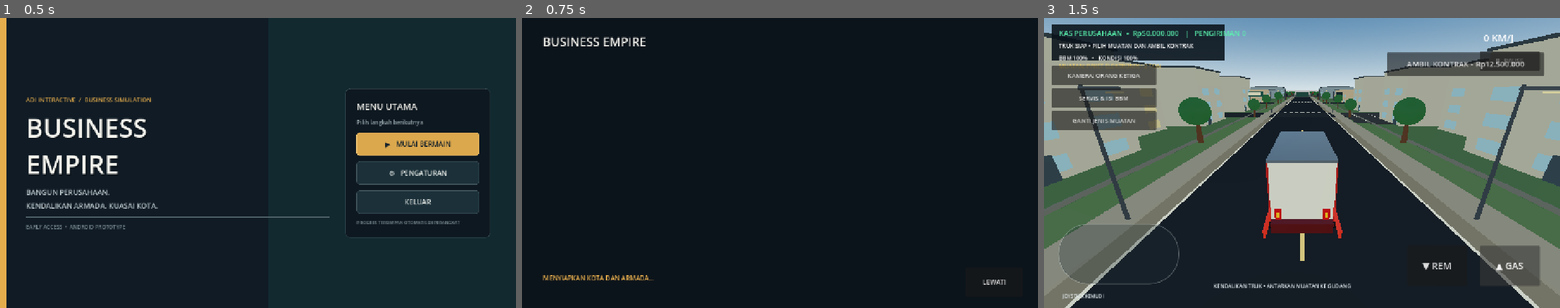
Above: before the commit, frames 1-3 (left to right).
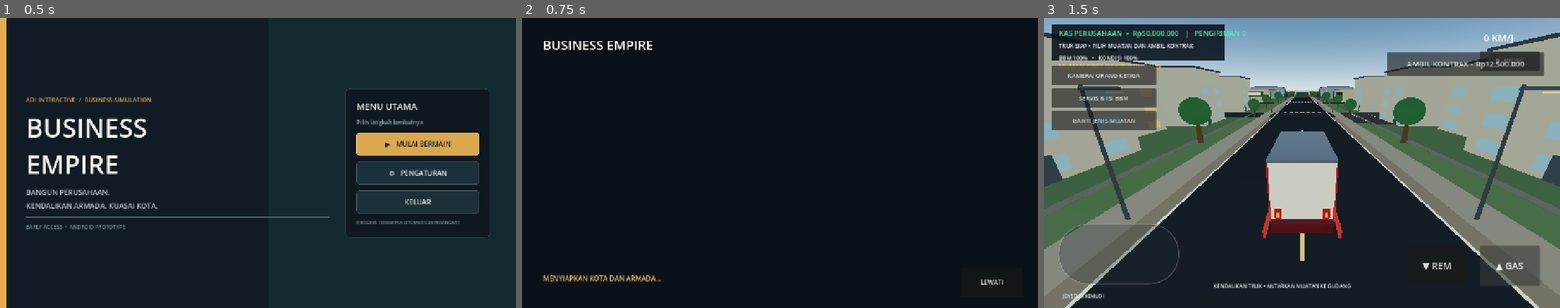
Above: after the commit, the same moments.

Repository: Muhtadi112/Business-Empire
Game: Godot game, scene res://scenes/main_menu.tscn
Two runs of this game, one before a commit and one after it. Both use one fixed random seed, a clock stepped at 60 frames per second and the inputs below.
Inputs:
- Up to frame 1 (0.5 s): no input
- Up to frame 2 (0.75 s): click "▶ MULAI BERMAIN" at 0.5 s
- Up to frame 3 (1.5 s): click "LEWATI" at 1.25 s

Frame 1 is identical in both runs. In frame 2, 1.1% of the frame differs, in the area x 4-94%, y 6-92%; in frame 3, nothing differs.

Commit message:
Make loading screen reliable with poster and timed fallback

Diff:
--- a/godot/scripts/loading_screen.gd
+++ b/godot/scripts/loading_screen.gd
@@ -2,24 +2,34 @@
 
 const GAME_SCENE := "res://scenes/main.tscn"
 const VIDEO_PATH := "res://assets/branding/loading_screen.ogv"
+const POSTER_PATH := "res://assets/branding/loading_poster.jpg"
 const LOGO_PATH := "res://assets/branding/logo.jpg"
+const DURATION_PATH := "res://assets/branding/loading_duration.txt"
 
 var video_player: VideoStreamPlayer
-var loading_started := false
+var transition_started := false
 
 func _ready() -> void:
 	_build_screen()
+	var fallback_seconds := 6.0
+	if FileAccess.file_exists(DURATION_PATH):
+		var duration_text := FileAccess.get_file_as_string(DURATION_PATH).strip_edges()
+		if duration_text.is_valid_float():
+			fallback_seconds = maxf(4.0, float(duration_text) + 2.0)
+
 	if ResourceLoader.exists(VIDEO_PATH):
-		var video = load(VIDEO_PATH)
-		if video != null:
-			video_player.stream = video
+		var video_stream := load(VIDEO_PATH) as VideoStream
+		if video_stream != null:
+			video_player.stream = video_stream
+			video_player.visible = true
 			video_player.finished.connect(_open_game)
 			video_player.play()
-			loading_started = true
-			# Safety fallback if a device fails to emit the video's finished signal.
-			_fallback_open(180.0)
+			_hide_video_if_not_started()
+			_fallback_open(fallback_seconds)
 			return
-	_fallback_open(4.0)
+
+	video_player.visible = false
+	_fallback_open(6.0)
 
 func _build_screen() -> void:
 	var background := ColorRect.new()
@@ -27,63 +37,90 @@
 	background.set_anchors_and_offsets_preset(Control.PRESET_FULL_RECT)
 	add_child(background)
 
+	if ResourceLoader.exists(POSTER_PATH):
+		var poster := TextureRect.new()
+		poster.texture = load(POSTER_PATH) as Texture2D
+		poster.set_anchors_and_offsets_preset(Control.PRESET_FULL_RECT)
+		poster.expand_mode = TextureRect.EXPAND_IGNORE_SIZE
+		poster.stretch_mode = TextureRect.STRETCH_KEEP_ASPECT_COVERED
+		add_child(poster)
+
 	video_player = VideoStreamPlayer.new()
 	video_player.set_anchors_and_offsets_preset(Control.PRESET_FULL_RECT)
 	video_player.expand = true
 	video_player.autoplay = false
-	video_player.show_behind_parent = true
+	video_player.visible = false
+	video_player.mouse_filter = Control.MOUSE_FILTER_IGNORE
 	add_child(video_player)
 
 	var shade := ColorRect.new()
-	shade.color = Color(0.02, 0.04, 0.06, 0.30)
+	shade.color = Color(0.02, 0.04, 0.06, 0.48)
 	shade.set_anchors_and_offsets_preset(Control.PRESET_FULL_RECT)
+	shade.mouse_filter = Control.MOUSE_FILTER_IGNORE
 	add_child(shade)
 
 	if ResourceLoader.exists(LOGO_PATH):
 		var logo := TextureRect.new()
 		logo.texture = load(LOGO_PATH) as Texture2D
 		logo.anchor_left = 0.04
-		logo.anchor_top = 0.72
+		logo.anchor_top = 0.70
 		logo.anchor_right = 0.28
-		logo.anchor_bottom = 0.96
+		logo.anchor_bottom = 0.95
+		logo.expand_mode = TextureRect.EXPAND_IGNORE_SIZE
 		logo.stretch_mode = TextureRect.STRETCH_KEEP_ASPECT_CENTERED
-		logo.expand_mode = TextureRect.EXPAND_IGNORE_SIZE
+		logo.mouse_filter = Control.MOUSE_FILTER_IGNORE
 		add_child(logo)
 
 	var title := Label.new()
 	title.text = "BUSINESS EMPIRE"
 	title.anchor_left = 0.04
-	title.anchor_top = 0.05
-	title.anchor_right = 0.70
-	title.anchor_bottom = 0.14
-	title.add_theme_font_size_override("font_size", 30)
-	title.add_theme_color_override("font_color", Color("#f4f3ed"))
+	title.anchor_top = 0.06
+	title.anchor_right = 0.78
+	title.anchor_bottom = 0.15
+	title.add_theme_font_size_override("font_size", 32)
+	title.add_theme_color_override("font_color", Color("#ffffff"))
+	title.add_theme_color_override("font_shadow_color", Color(0, 0, 0, 0.8))
+	title.add_theme_constant_override("shadow_offset_x", 2)
+	title.add_theme_constant_override("shadow_offset_y", 2)
+	title.mouse_filter = Control.MOUSE_FILTER_IGNORE
 	add_child(title)
 
 	var subtitle := Label.new()
 	subtitle.text = "MENYIAPKAN KOTA DAN ARMADA..."
 	subtitle.anchor_left = 0.04
 	subtitle.anchor_top = 0.88
-	subtitle.anchor_right = 0.72
-	subtitle.anchor_bottom = 0.95
-	subtitle.add_theme_font_size_override("font_size", 16)
-	subtitle.add_theme_color_override("font_color", Color("#e6ad4c"))
+	subtitle.anchor_right = 0.74
+	subtitle.anchor_bottom = 0.96
+	subtitle.add_theme_font_size_override("font_size", 17)
+	subtitle.add_theme_color_override("font_color", Color("#f0c16b"))
+	subtitle.mouse_filter = Control.MOUSE_FILTER_IGNORE
 	add_child(subtitle)
 
 	var skip := Button.new()
 	skip.text = "LEWATI"
-	skip.anchor_left = 0.86
+	skip.anchor_left = 0.85
 	skip.anchor_top = 0.86
 	skip.anchor_right = 0.97
 	skip.anchor_bottom = 0.96
 	skip.pressed.connect(_open_game)
 	add_child(skip)
 
+func _hide_video_if_not_started() -> void:
+	await get_tree().create_timer(1.5).timeout
+	if not is_inside_tree() or transition_started:
+		return
+	if not video_player.is_playing():
+		video_player.visible = false
+
 func _fallback_open(delay_seconds: float) -> void:
 	await get_tree().create_timer(delay_seconds).timeout
 	_open_game()
 
 func _open_game() -> void:
-	if get_tree().current_scene != self:
+	if transition_started:
 		return
-	get_tree().change_scene_to_file(GAME_SCENE)
+	transition_started = true
+	var error := get_tree().change_scene_to_file(GAME_SCENE)
+	if error != OK:
+		transition_started = false
+		push_error("Gagal membuka gameplay: " + str(error))
